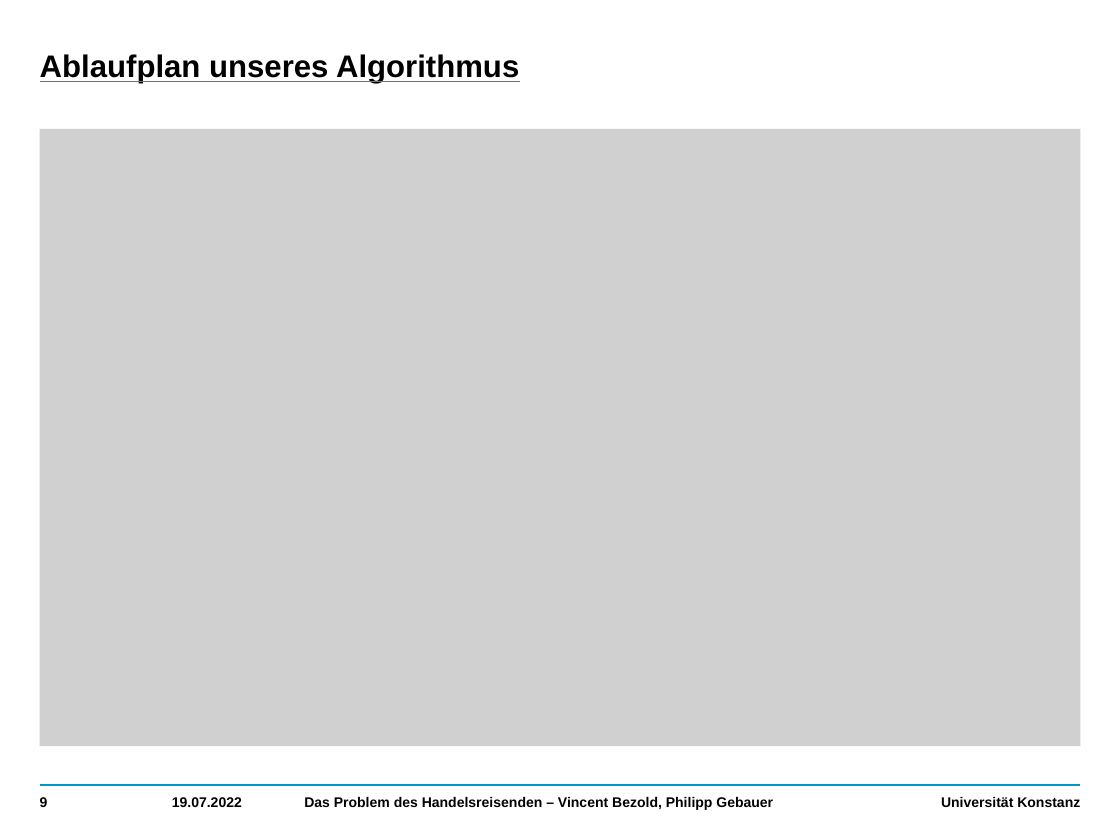
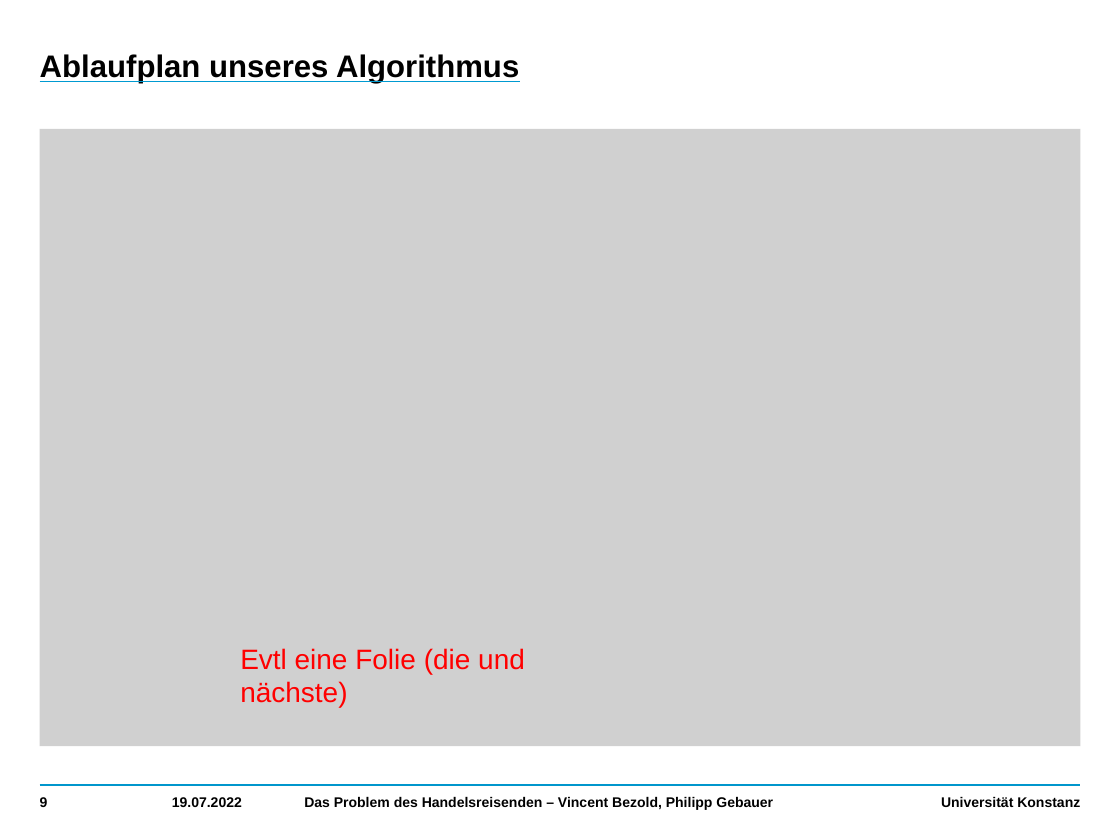
Before and after one commit to VincentBezold/Computer-simulation-stochastic-optimization, a slide deck: slide 9 of Travelling Salesman.pptx. Drawn at 1120x840 pixels with LibreOffice and Linux fonts; fonts in the diff are those of the drawing; grey boxes stand for pictures. Boxes give left, top, right and bottom in pixels: in the first picture for what was removed or moved away, otherwise in the second. Text is boxed around its words. In the diff, an @@ line names an element or a change of style, - is before the commit and + after.

```diff
--- a/Travelling Salesman.pptx
+++ b/Travelling Salesman.pptx
@@ text added at box(240, 648, 525, 707), 18 pt, text #FF0000 @@
+Evtl eine Folie (die und nächste)
```
Also in this commit, not shown: 4 other slides changed, 7 slides added.
